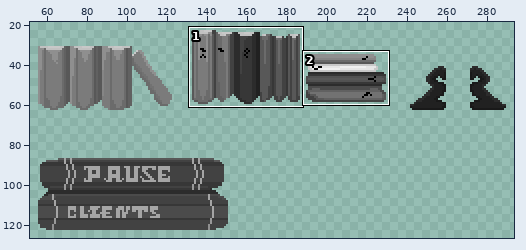
Sprite sheet, stored at Aseprite/Books/Books and Accessorise.png. The picture above shows the old version from afar; the outline marks the close-up.
Close-up. Before the commit:
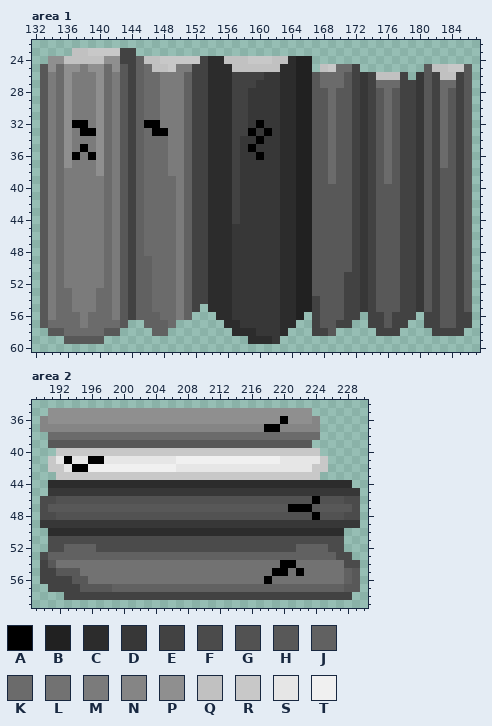
The file is 480x270 pixels. Colours within 5 levels of each other are drawn and written as one. Shown: area 1: x 132..187, y 22..60; area 2: x 189..230, y 34..59. The wide view leaves out empty margins. The commit also changed other parts of the picture, which this record leaves out.
Palette (. is transparent): A #000000  B #212121  C #2c2c2c  D #373737  E #424242  F #4b4b4b  G #525252  H #585858  J #616161  K #6b6b6b  L #727272  M #7b7b7b  N #858585  P #8f8f8f  Q #c1c1c1  R #c8c8c8  S #e6e6e6  T #f0f0f0
Pixels before, area 1, first column x 133:
23 ....QQRRRREE..........................................
24 .PPQQQQQPPEEJQQRRRRRECCQQQRRRQQCBB....................
25 HPKPPMPPKPHEJKQQRMMEECCCQQQQQQCCBB.QRKKE........HQQRRH
26 HMKPMMMPKMHEJKKMMMJEECCCEEEEDDCCBBHKKKHEDEQQQE.DHEQQEH
27 HMKPMMMPKMHEJKKMMMJEECCCEEEDDDCCBBHKKKHEDEKKKEEDHEKKEH
28 HMKPMMMPKMHEJKKMMMJEECCCEEDDDDCCBBHHKHHEDEHKHEEDHEKHEH
29 HMKPMMMPKMHEJKKMMMJEECCCEEDDDDCCBBHHKHHEDEHKHEEDHEKHEH
30 HMKPMMMPKMHEJKKMMMJEECCCEEDDDDCCBBHHKHHEDEHKHEEDHEKHEH
31 HMKPMMMPKMHEJKKMMMJEECCCEEDDDDCCBBHHKHHEDEHKHEEDHEKHEH
32 HMKPAAMPKMHEJAAMMMJEECCCEEDADDCCBBHHKHHEDEHKHEEDHEKHEH
33 HMKPMAAPKMHEJKAAMMJEECCCEEADADCCBBHHKHHEDEHKHEEDHEKHEH
34 HMKPMMMPKMHEJKKKMMJEECCCEDDADDCCBBHHKHHEDEHKHEEDHEKHEH
35 HMKPMAMPKMHEJKKKMMJEECCCEDADDDCCBBHHKHHEDEHKHEEDHEKHEH
36 HMKPAMAPKMHEJKKKMMJEECCCEDDADDCCBBHHKHHEDEHKHEEDHEKHEH
37 HMKPMMMPKMHEJKKKMMJEECCCEDDDDDCCBBHHKHHEDEHKHEEDHEKHEH
38 HMKMMMMPKMHEJKKKMMJEECCCEDDDDDCCBBHHKHHEDEHKHEEDHEHHEH
39 HMKMMMMMKMHEJKKKKMJEECCCEDDDDDCCBBHHKHHEDEHKHEEDHEHHEH
40 HMKMMMMMKMHEJKKKKMJEECCCEDDDDDCCBBHHHHHEDEHHHEEDHEHHEH
41 HMKMMMMMKMHEJKKKKMJEECCCEDDDDDCCBBHHHHHEDEHHHEEDHEHHEH
42 HMKMMMMMKMHEJKKKKMJEECCCEDDDDDCCBBHHHHHEDEHHHEEDHEHHEH
43 HMKMMMMMKMHEJKKKKMJEECCCEDDDDDCCBBHHHHHEDEHHHEEDHEHHEH
44 HMKMMMMMKMHEJKKKKMJEECCCEDDDDDCCBBHHHHHEDEHHHEEDHEHHEH
45 HMKMMMMMKMHEJKKKKMJEECCCDDDDDDCCBBHHHHHEDEHHHEEDHEHHEH
46 HMKMMMMMKMHEJKKKKMJEECCCDDDDDDCCBBHHHHHEDEHHHEEDHEHHEH
47 HMKMMMMMKMHEJKKKKMJEECCCDDDDDDCCBBHHHHHEDEHHHEEDHEHHEH
48 HMKMMMMMKMHEJKKKKMJEECCCDDDDDDCCBBHHHHHEDEHHHEEDHEHHEH
49 HMKMMMMMKMHEJJKKKMJEECCCDDDDDDCCBBHHHHHEDEHHHEEDHEHHEH
50 HMKMMMMMKMHEJJKKKMJEECCCDDDDDDCCBBHHHHHEDEHHHEEDHEHHEH
51 HMKMMMMMKMHEJJKKKMJEECCCDDDDDDCCBBHHHHEEDEHHHEEDHEHHEH
52 HMKMMMMMKMHEJJKKKMJEECCCDDDDDDCCBBHHHHEEDEHHHEEDHEHHEH
53 HMKKMMMKKMHEJJKKKMJEECCCDDDDDDCCBBHHHHEEDEHHHEEDHEHHEH
54 HMKKMMMKKMHEJJKKKMJEECCCDDDDDDCCBBEHHHEEDEHHHEEDHEHHEH
55 HMKKMMMKKMHEJJKKKMJE.CCCDDDDDDCCBBEHHHEEDEHHHEEDHEHHEH
56 HMKKKMKKKMHEJJJKKMJ...CCDDDDDDCCB.EHHHEE.EEHEEE.EEHHEE
57 HKKKKMKKKKH..JJJK......CCDDDDDCC..EHHEE..EEHEE..EEHHEE
58 .HHKKKKKHH....JJ........CCCDDDC...EEH.....EEE....EEEE.
59 ...HHHHH..................CCCD........................
Pixels before, area 2, first column x 190:
35 .PPPPPPPPPPPPPPPPPPPPPPPPPPPPPPPPP......
36 NPPPPPPPPPPPPPPPPPPPPPPPPPPPPPAPPPN.....
37 NNNNNNNNNNNNNNNNNNNNNNNNNNNNAANNNNN.....
38 .KKKKKKKKKKKKKKKKKKKKKKKKKKKKKKKKKK.....
39 .HHHHHHHHHHHHHHHHHHHHHHHHHHHHHHHHH......
40 ..RRRRRRRRRRRRRRRRRRRRRRRRRRRRRRRRR.....
41 .RSASSAASSSSSSSSSTTTTTTTTTTTTTSSSSSR....
42 .RRSAATTTTTTTTTTTSSSSSSSSSSSSSSSSSRR....
43 ..RRRRRRRRRRRRRRRRRRRRRRRRRRRRRRRRR.....
44 .CCCCCCCCCCCCCCCCCCCCCCCCCCCCCCCCCCCCCC.
45 .DDDDDDDDDDDDDDDDDDDDDDDDDDDDDDDDDDDDDDD
46 FFGGGGGGGGGGGGGGGGGGGGGGGGGGGGGGGGAGGGFF
47 FHHHHHHHHHHHHHHHHHHHHHHHHHHHHHHAAAHHHHHF
48 FFGGGGGGGGGGGGGGGGGGGGGGGGGGGGGGGGAGGGFF
49 DDDDDDDDDDDDDDDDDDDDDDDDDDDDDDDDDDDDDDDD
50 .CCCCCCCCCCCCCCCCCCCCCCCCCCCCCCCCCCCCC..
51 .FFFFFFFFFFFFFFFFFFFFFFFFFFFFFFFFFFFFF..
52 .FFJJJJFFFFFFFFFFFFFFFFFFFFFFFFFJJJJFF..
53 FJJJJJJJJJJJJJJJJJJJJJJJJJJJJJJJJJJJJFF.
54 EHLLLLLLLLLLLLLLLLLLLLLLLLLLLLAALLLLLLFF
55 EEHHHLLLLLLLLLLLLLLLLLLLLLLLLAALALLLLLJH
56 EEEEHHLLLLLLLLLLLLLLLLLLLLLLALLLLLLLLLJH
57 .EEEEHHHHJJJJJJJJJJJJJJJJJJJJJJJJJJJJJHH
58 ...EEEEEEEEEEEEEEEEEEEEEEEEEEEEEEEEEEEE.
The same view after the edit:
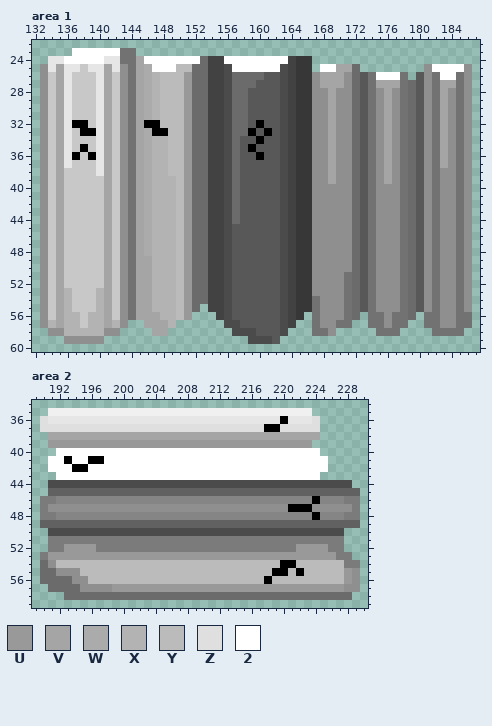
Colours new in this view: U #999999  V #a5a5a5  W #ababab  X #b3b3b3  Y #bbbbbb  Z #dfdfdf  2 #ffffff
The edit:
Changed rows in their new state; - is an unchanged pixel.
Area 1:
first column x 133:
23 ----222222LL------------------------------------------
24 -SS22222SSLLV2222222KEE22222222EDD--------------------
25 PSVSSRSSVSPLVW222YYKKEEF222222FEDD-22VVK--------P2222P
26 PRVSRRRSVRPLVWXYYYUKKEEFKKKKHHFEDDPVVVPKHL222L-HPL22LP
27 PRVSRRRSVRPLVWXYYYUKKEEFKKKHHHFEDDPVVVPKHLVVVLKHPLVVLP
28 PRVSRRRSVRPLVWXYYYUKKEEFKKHHHHFEDDPPVPPKHLPVPLKHPLVPLP
29 PRVSRRRSVRPLVWXYYYUKKEEFKKHHHHFEDDPPVPPKHLPVPLKHPLVPLP
30 PRVSRRRSVRPLVWXYYYUKKEEFKKHHHHFEDDPPVPPKHLPVPLKHPLVPLP
31 PRVSRRRSVRPLVWXYYYUKKEEFKKHHHHFEDDPPVPPKHLPVPLKHPLVPLP
32 PRVS--RSVRPLV--YYYUKKEEFKKH-HHFEDDPPVPPKHLPVPLKHPLVPLP
33 PRVSR--SVRPLVW--YYUKKEEFKK-H-HFEDDPPVPPKHLPVPLKHPLVPLP
34 PRVSRRRSVRPLVWXXYYUKKEEFKHH-HHFEDDPPVPPKHLPVPLKHPLVPLP
35 PRVSR-RSVRPLVWXXYYUKKEEFKH-HHHFEDDPPVPPKHLPVPLKHPLVPLP
36 PRVS-R-SVRPLVWXXYYUKKEEFKHH-HHFEDDPPVPPKHLPVPLKHPLVPLP
37 PRVSRRRSVRPLVWXXYYUKKEEFKHHHHHFEDDPPVPPKHLPVPLKHPLVPLP
38 PRVRRRRSVRPLVWXXYYUKKEEFKHHHHHFEDDPPVPPKHLPVPLKHPLPPLP
39 PRVRRRRRVRPLVWXXXYUKKEEFKHHHHHFEDDPPVPPKHLPVPLKHPLPPLP
40 PRVRRRRRVRPLVWXXXYUKKEEFKHHHHHFEDDPPPPPKHLPPPLKHPLPPLP
41 PRVRRRRRVRPLVWXXXYUKKEEFKHHHHHFEDDPPPPPKHLPPPLKHPLPPLP
42 PRVRRRRRVRPLVWXXXYUKKEEFKHHHHHFEDDPPPPPKHLPPPLKHPLPPLP
43 PRVRRRRRVRPLVWXXXYUKKEEFKHHHHHFEDDPPPPPKHLPPPLKHPLPPLP
44 PRVRRRRRVRPLVWXXXYUKKEEFKHHHHHFEDDPPPPPKHLPPPLKHPLPPLP
45 PRVRRRRRVRPLVWXXXYUKKEEFHHHHHHFEDDPPPPPKHLPPPLKHPLPPLP
46 PRVRRRRRVRPLVWXXXYUKKEEFHHHHHHFEDDPPPPPKHLPPPLKHPLPPLP
47 PRVRRRRRVRPLVWXXXYUKKEEFHHHHHHFEDDPPPPPKHLPPPLKHPLPPLP
48 PRVRRRRRVRPLVWXXXYUKKEEFHHHHHHFEDDPPPPPKHLPPPLKHPLPPLP
49 PRVRRRRRVRPLVVXXXYUKKEEFHHHHHHFEDDPPPPPKHLPPPLKHPLPPLP
50 PRVRRRRRVRPLVVXXXYUKKEEFHHHHHHFEDDPPPPPKHLPPPLKHPLPPLP
51 PRVRRRRRVRPLVVXXXYUKKEEFHHHHHHFEDDPPPPLKHLPPPLKHPLPPLP
52 PRVRRRRRVRPLVVXXXYUKKEEFHHHHHHFEDDPPPPLKHLPPPLKHPLPPLP
53 PRVXRRRXVRPLVVXXXYUKKEEFHHHHHHFEDDPPPPLKHLPPPLKHPLPPLP
54 PRVXRRRXVRPLVVXXXYUKKEEFHHHHHHFEDDLPPPLKHLPPPLKHPLPPLP
55 PRVXRRRXVRPLVVXXXYUK-EEFHHHHHHFEDDLPPPLKHLPPPLKHPLPPLP
56 PRVXXRXXVRPLVVVXXYU---EFHHHHHHFED-LPPPLK-LLPLLK-LLPPLL
57 PXVXXRXXVXP--VVVX------FFHHHHHFE--LPPLL--LLPLL--LLPPLL
58 -PPXXXXXPP----VV--------FFFHHHF---LLP-----LLL----LLLL-
59 ---PPPPP------------------FFFH------------------------
Area 2:
first column x 190:
35 -TTTTTTTTTTTTTTTTTTTTTTTTTTTTTTTTT------
36 ZSSSSSSSSSSSSSSSSSSSSSSSSSSSSS-SSSZ-----
37 ZZZZZZZZZZZZZZZZZZZZZZZZZZZZ--ZZZZZ-----
38 -VVVVVVVVVVVVVVVVVVVVVVVVVVVVVVVVVV-----
39 -UUUUUUUUUUUUUUUUUUUUUUUUUUUUUUUUU------
40 --222222222222222222222222222222222-----
41 -22-22--2222222222222222222222222222----
42 -222--222222222222222222222222222222----
43 --222222222222222222222222222222222-----
44 -FFFFFFFFFFFFFFFFFFFFFFFFFFFFFFFFFFFFFF-
45 -JJJJJJJJJJJJJJJJJJJJJJJJJJJJJJJJJJJJJJJ
46 MMNNNNNNNNNNNNNNNNNNNNNNNNNNNNNNNN-NNNMM
47 MPPPPPPPPPPPPPPPPPPPPPPPPPPPPPP---PPPPPM
48 MMNNNNNNNNNNNNNNNNNNNNNNNNNNNNNNNN-NNNMM
49 JJJJJJJJJJJJJJJJJJJJJJJJJJJJJJJJJJJJJJJJ
50 -FFFFFFFFFFFFFFFFFFFFFFFFFFFFFFFFFFFFF--
51 -MMMMMMMMMMMMMMMMMMMMMMMMMMMMMMMMMMMMM--
52 -MMUUUUMMMMMMMMMMMMMMMMMMMMMMMMMUUUUMM--
53 MUUUUUUUUUUUUUUUUUUUUUUUUUUUUUUUUUUUUMM-
54 KPYYYYYYYYYYYYYYYYYYYYYYYYYYYY--YYYYYYMM
55 KKPPPYYYYYYYYYYYYYYYYYYYYYYYY--Y-YYYYYUP
56 KKKKPPYYYYYYYYYYYYYYYYYYYYYY-YYYYYYYYYUP
57 -KKKKPPPPUUUUUUUUUUUUUUUUUUUUUUUUUUUUUPP
58 ---KKKKKKKKKKKKKKKKKKKKKKKKKKKKKKKKKKKK-
Pixel boxes of the changes (left, top, right, bottom) in both close-ups:
changed: (40, 48, 472, 344)
changed: (40, 408, 360, 600)
